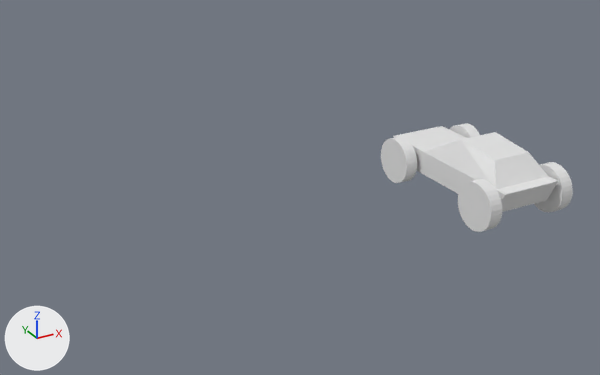
Before and after pictures for a commit that changed the Blender file BlenderSrc/ToyCar1.blend.
Camera for both pictures: a 50 mm camera at (-5.13, -7.36, 3.87) aimed at (-1.29, -0.37, 0.38). The axes (+X, +Y, +Z) are drawn at lower left. The lights are the same throughout.

Objects in the first picture: 'CarBody', 'WheelBL', 'WheelBR', 'WheelFL', 'WheelFR'.
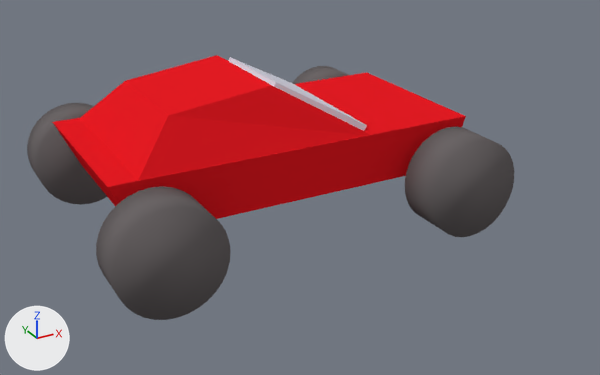
Where the newer file only moved an object's origin or applied its transform, the numbers keep the older frame.

Where the change shows, as pixel boxes (x1, y1, x2, y2) in the pictures (600 x 375 px):
'CarBody', recoloured, moved, rescaled, turned: before (393, 126, 558, 212); after (53, 55, 466, 219)
'WheelBR', recoloured, reshaped: before (534, 162, 573, 213); after (96, 186, 231, 320)
'WheelFR', recoloured, reshaped: before (450, 123, 480, 138); after (405, 126, 514, 237)
'WheelBL', recoloured, reshaped: before (458, 179, 502, 232); after (27, 103, 107, 205)
'WheelFL', recoloured, reshaped: before (381, 137, 417, 183); after (293, 66, 348, 84)
'Glass', added: after (228, 57, 367, 131)

Diff of the bpy script that builds the scene:
```diff
--- a/BlenderSrc/ToyCar1.blend.py
+++ b/BlenderSrc/ToyCar1.blend.py
@@ me_geom @@
 me_geom.from_pydata(...)  # 17 vertices, 12 faces, 1 loose edge; spans x -0.9..1.01, y -0.4..0.3, z 0.28..0.81
 # used by ob_carbody; location = (0.506, -0.919, 0.0); rotation_euler = (0.0, 0.0, 1.571), in degrees (0, 0, 90)
+# me_geom part 1: the whole mesh is scaled about its middle by (1, 1.34, 1), then moved by (0.02, 0.08, -0.53)
+me_geom.materials.append(mat_material)  # red #e71c23
@@ me_cylinder_002 @@
 me_cylinder_002.from_pydata(...)  # 64 vertices, 34 faces; spans x -0.071..0.071, y -0.256..0.256, z -0.256..0.256
 # used by ob_wheelbr; location = (1.025, -1.599, 0.362); rotation_euler = (0.0, 3.142, 0.0), in degrees (0, 180, 0)
+# me_cylinder_002 part 4: the whole mesh is multiplied about its middle by the matrix ((0.0, -2.002, 0.0), (-3.335, 0.0, 0.0), (0.0, 0.0, -2.002)), then moved by (4.158, 0.267, -0.169)
+me_cylinder_002.materials.append(mat_material_001)  # dark grey #6c6667
@@ me_cylinder_001 @@
 me_cylinder_001.from_pydata(...)  # 64 vertices, 34 faces; spans x -0.071..0.071, y -0.256..0.256, z -0.256..0.256
 # used by ob_wheelbl; location = (0.086, -1.599, 0.362); rotation_euler = (0.0, 0.0, -3.142), in degrees (0, 0, -180)
+# me_cylinder_001 part 5: the whole mesh is multiplied about its middle by the matrix ((0.0, 2.002, 0.0), (3.335, 0.0, 0.0), (0.0, 0.0, -2.002)), then moved by (3.219, -2.907, 0.169)
+me_cylinder_001.materials.append(mat_material_001)  # dark grey #6c6667
@@ me_cylinder_000 @@
 me_cylinder_000.from_pydata(...)  # 64 vertices, 34 faces; spans x -0.071..0.071, y -0.256..0.256, z -0.256..0.256
+# me_cylinder_000 part 3: the whole mesh is multiplied about its middle by the matrix ((0.0, -2.002, 0.0), (-3.335, 0.0, 0.0), (0.0, 0.0, -2.002)), then moved by (-0.053, 1.505, 0.169)
+me_cylinder_000.materials.append(mat_material_001)  # dark grey #6c6667
@@ me_cylinder_005 @@
 me_cylinder_005.from_pydata(...)  # 64 vertices, 34 faces; spans x -0.071..0.071, y -0.256..0.256, z -0.256..0.256
 # used by ob_wheelfr; location = (1.025, -0.197, 0.362); rotation_euler = (0.0, 3.142, 0.0), in degrees (0, 180, 0)
+# me_cylinder_005 part 2: the whole mesh is multiplied about its middle by the matrix ((0.0, -2.002, 0.0), (-3.335, 0.0, 0.0), (0.0, 0.0, -2.002)), then moved by (0.992, -1.135, -0.169)
+me_cylinder_005.materials.append(mat_material_001)  # dark grey #6c6667
@@ me_cube @@
+me_cube.from_pydata([(0.251, -0.4, -0.059), (-0.186, -0.271, 0.19), (0.27, 0.415, -0.057), (-0.186, 0.257, 0.19), (0.177, -0.4, -0.184), (-0.261, -0.271, 0.065), (0.195, 0.415, -0.183), (-0.261, 0.257, 0.065)], [], [(0, 1, 3, 2), (2, 3, 7, 6), (6, 7, 5, 4), (4, 5, 1, 0), (2, 6, 4, 0), (7, 3, 1, 5)])
+me_cube.materials.append(mat_material_002)  # white #d9dae7
@@ ob_carbody @@
 ob_carbody = bpy.data.objects.new('CarBody', me_geom)
-ob_carbody.location = (0.506, -0.919, 0.0)
-ob_carbody.rotation_euler = (0.0, 0.0, 1.571)  # degrees (0, 0, 90)
+ob_carbody.location = (-1.7, -0.071, 1.052)
+ob_carbody.scale = (2.0, 2.0, 2.0)
@@ ob_glass @@
+ob_glass = bpy.data.objects.new('Glass', me_cube)
+ob_glass.parent = ob_carbody
+ob_glass.location = (-1.28, -0.0229, 1.234)
+ob_glass.scale = (2.0, 2.0, 2.0)
```
